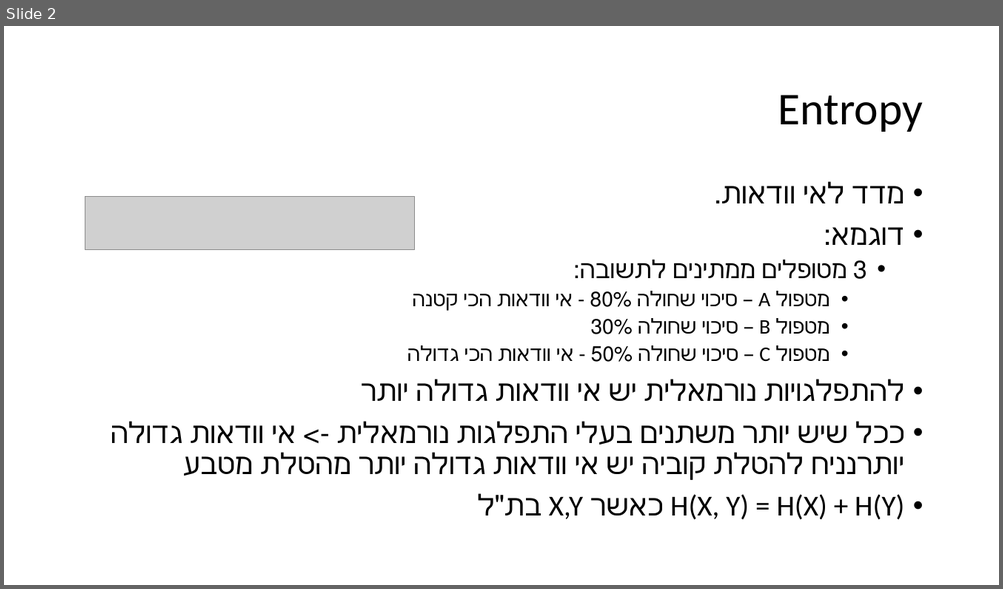
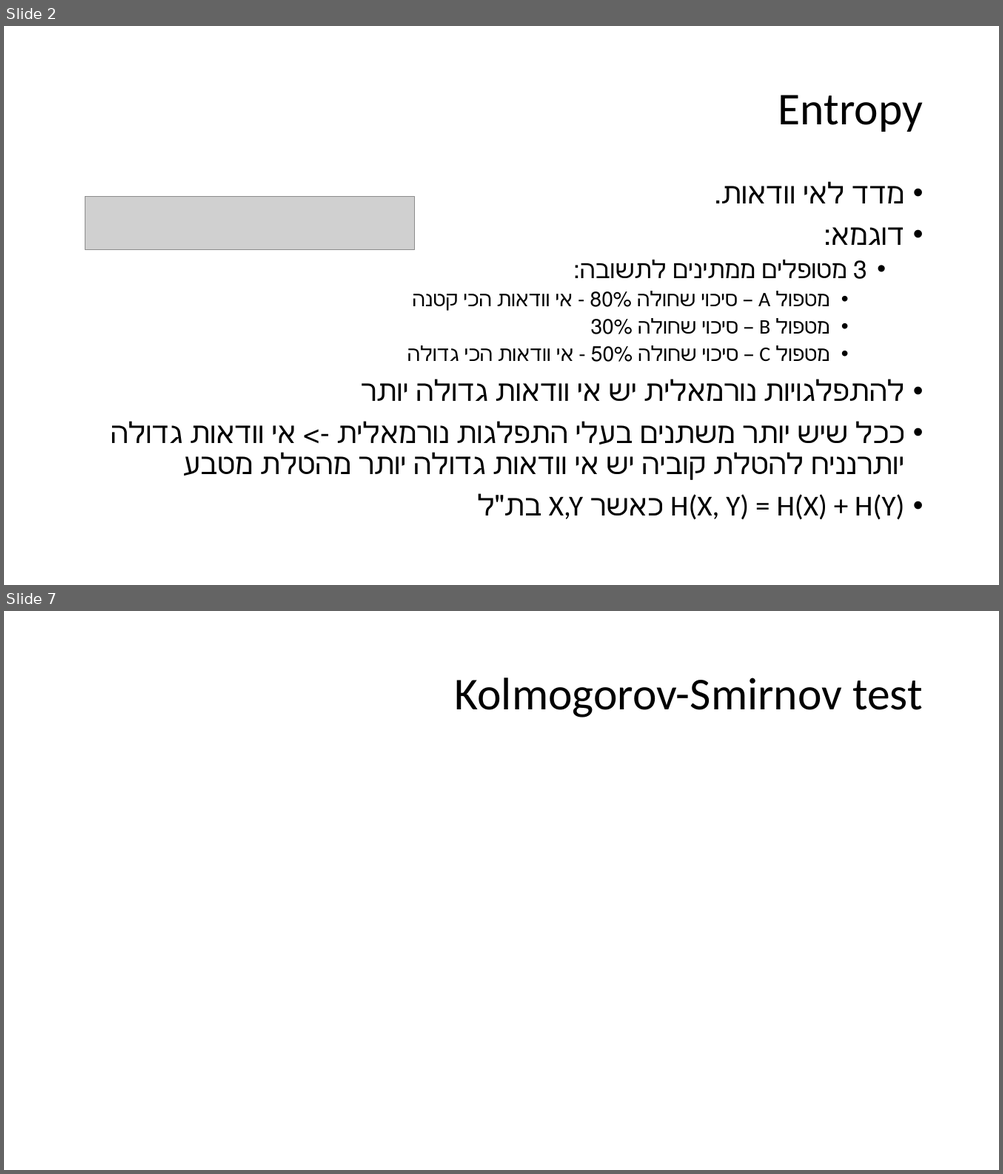
Before and after one commit to amitliron/FeatureSelecion, a slide deck: Presentation/Math.pptx. Shown one above the other, each under a label of ours: slide 2 before the commit, slides 2 and 7 after it; the slides between them are not shown. The pictures are 1003x589 and 1003x1174 pixels, drawn with LibreOffice and Linux fonts; fonts in the diff are those of the drawing; grey boxes stand for pictures. Boxes give left, top, right and bottom in pixels: in the first picture for what was removed or moved away, otherwise in the second. Text is boxed around its words. In the diff, an @@ line names an element or a change of style, - is before the commit and + after.

```diff
--- a/Presentation/Math.pptx
+++ b/Presentation/Math.pptx
@@ slide 7 added at bbox=[4, 611, 999, 1170], background #FFFFFF @@
@@ title added at bbox=[455, 678, 922, 718], 44 pt, text #000000 @@
+Kolmogorov-Smirnov test
```
Also in this commit, not shown: 1 slide changed, 3 other slides added.
